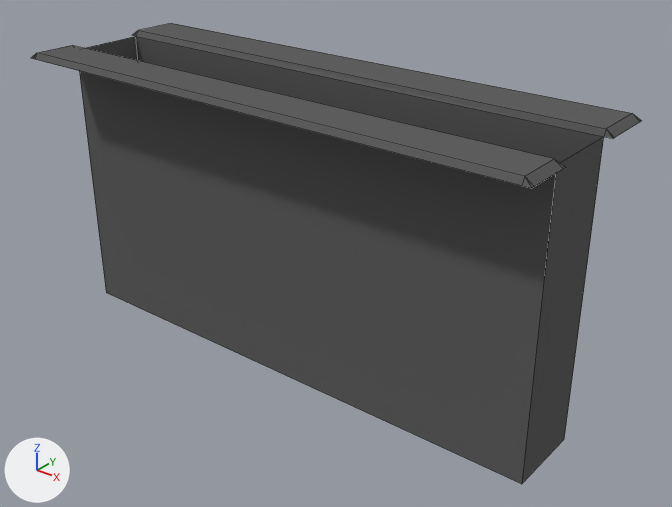
An edit to the Blender file SoundGame/Assets/Models/Mesh/Lab_BuildKit/Door_Hole.blend, drawn before and after from the same camera.
Both versions are drawn from a camera (50 mm lens) standing at (5.82, -6.75, 2.5) and looking at (0.36, 0.07, -1.73). Arrows for +X, +Y and +Z are at lower left; the lights stay in place. Mesh edges are drawn as thin lines.

The first picture shows 'Door_Hole'.
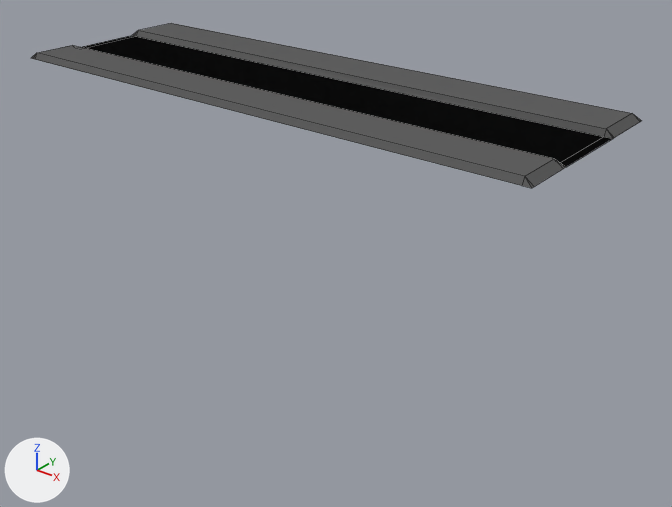
The change, as a diff of the scene's bpy script:
```diff
--- a/SoundGame/Assets/Models/Mesh/Lab_BuildKit/Door_Hole.blend.py
+++ b/SoundGame/Assets/Models/Mesh/Lab_BuildKit/Door_Hole.blend.py
@@ mat_black @@
+mat_black = diffuse_material('Black')
+mat_black.base_color = (0.00336, 0.00336, 0.00336)  # black #0b0b0b
@@ me_plane_008 @@
 me_plane_008.from_pydata(...)  # 36 vertices, 31 faces; spans x -2.96..3.04, y -1.04..0.96, z -3.05..0.07
 # used by ob_door_hole; location = (0.0, 0.0, 0.0)
 # verts and faces of me_plane_008; kept vertices keep their numbers, new ones are numbered from 36
 # before: 4 (-2.96, -0.49, 0.01), 5 (2.96, -0.49, 0.01), 7 (2.96, -0.49, -3.05) at pixel (521, 484), 10 (2.96, 0.36, -3.05) at pixel (564, 439), 13 (-2.88, -0.49, 0.01)
 # before: 14 (-2.88, -0.49, -3.05) at pixel (106, 292), 16 (-2.88, 0.36, -3.05), 21 (-2.88, 0.36, 0.01) at pixel (135, 36), 22 (2.96, 0.36, 0.01) at pixel (603, 136), 30 (3.04, -0.49, 0.01) at pixel (566, 167)
 # before: 33 (-2.96, 0.36, 0.01) at pixel (131, 35), 35 (3.04, 0.36, 0.01) at pixel (613, 138)
+# me_plane_008 part 1
+delete_vertices([7, 10, 14, 16])  # with the faces that use them
+faces += [(5, 22, 21, 13), (4, 13, 21, 33), (5, 30, 35, 22)]  # mat_black (black #0b0b0b)
 me_plane_008.materials.append(mat_metal_004)
+me_plane_008.materials.append(mat_black)  # black #0b0b0b
```

Location of each change, [x1, y1, x2, y2] in pixels of the pictures (672 x 507 px):
'Door_Hole', reshaped (64% shorter): before [31, 23, 641, 484]; after [31, 23, 641, 188]
part 1 of me_plane_008, cut back: before [79, 36, 604, 484]; after [82, 36, 613, 167]
